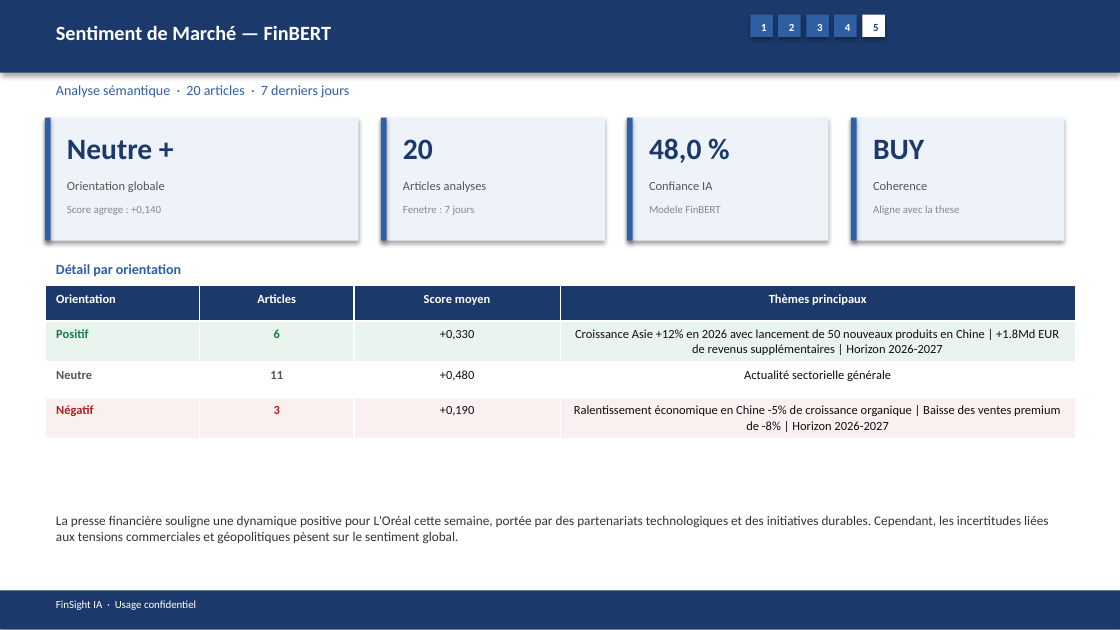
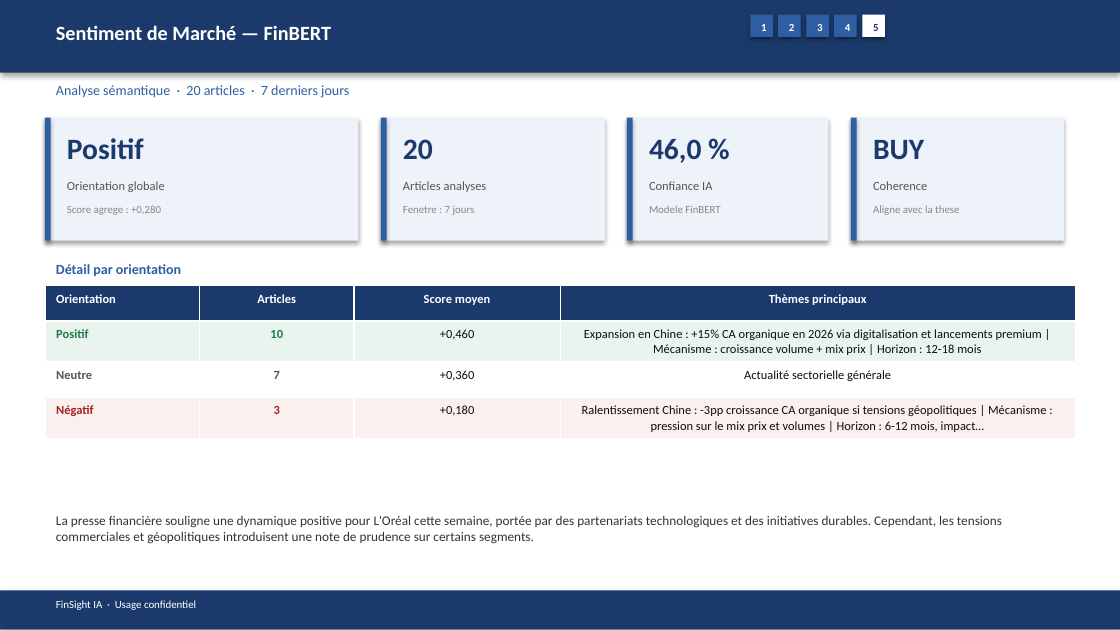
Before and after one commit to baptistejeh07-art/finsight-ia, a slide deck: slide 18 of preview/OR.PA/OR.PA_pitchbook.pptx. Drawn at 1120x630 pixels with LibreOffice and Linux fonts; fonts in the diff are those of the drawing. Boxes give left, top, right and bottom in pixels: in the first picture for what was removed or moved away, otherwise in the second. Text is boxed around its words. In the diff, an @@ line names an element or a change of style, - is before the commit and + after.

```diff
--- a/preview/OR.PA/OR.PA_pitchbook.pptx
+++ b/preview/OR.PA/OR.PA_pitchbook.pptx
@@ text at (x1=67, y1=138, x2=144, y2=160): text changed @@
-Neutre +
+Positif
@@ text at (x1=649, y1=139, x2=701, y2=163): text changed @@
-48,0 %
+46,0 %
@@ text at (x1=67, y1=205, x2=161, y2=215): text changed @@
-Score agrege : +0,140
+Score agrege : +0,280
@@ table at (x1=45, y1=286, x2=1075, y2=436) @@
-row 2: Positif | 6 | +0,330 | Croissance Asie +12% en 2026 avec lancement de 50 nouveaux produits en Chine | +1.8Md EUR de revenus supplémentaires | Horizon 2026-2027
+row 2: Positif | 10 | +0,460 | Expansion en Chine : +15% CA organique en 2026 via digitalisation et lancements premium | Mécanisme : croissance volume + mix prix | Horizon : 12-18 mois
-row 3, column 2: 11
+row 3, column 2: 7
-row 3, column 3: +0,480
+row 3, column 3: +0,360
-row 4, column 3: +0,190
+row 4, column 3: +0,180
-row 4, column 4: Ralentissement économique en Chine -5% de croissance organique | Baisse des ventes premium de -8% | Horizon 2026-2027
+row 4, column 4: Ralentissement Chine : -3pp croissance CA organique si tensions géopolitiques | Mécanisme : pression sur le mix prix et volumes | Horizon : 6-12 mois, impact…
@@ text at (x1=56, y1=516, x2=1002, y2=544): text changed @@
-La presse financière souligne une dynamique positive pour L'Oréal cette semaine, portée par des partenariats technologiques et des initiatives durables. Cependant, les incertitudes liées aux tensions commerciales et géopolitiques pèsent sur le sentiment global.
+La presse financière souligne une dynamique positive pour L'Oréal cette semaine, portée par des partenariats technologiques et des initiatives durables. Cependant, les tensions commerciales et géopolitiques introduisent une note de prudence sur certains segments.
```
Also in this commit, not shown: 13 other slides changed, 3 other files.
